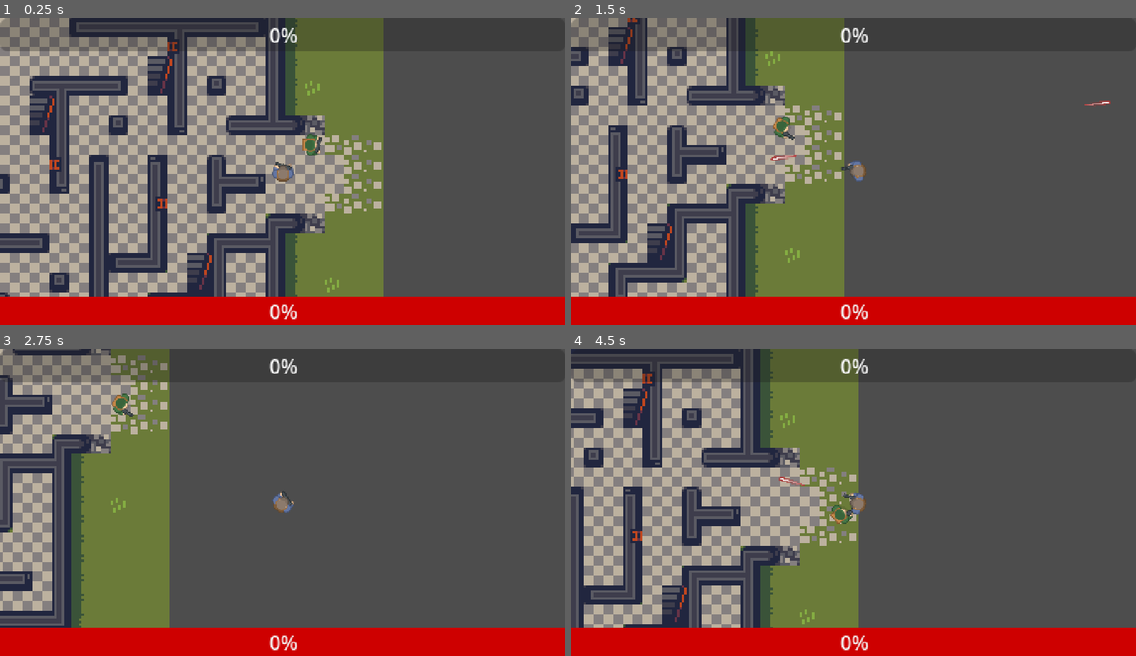
Above: before the commit, frames 1-4 (two rows, left to right).
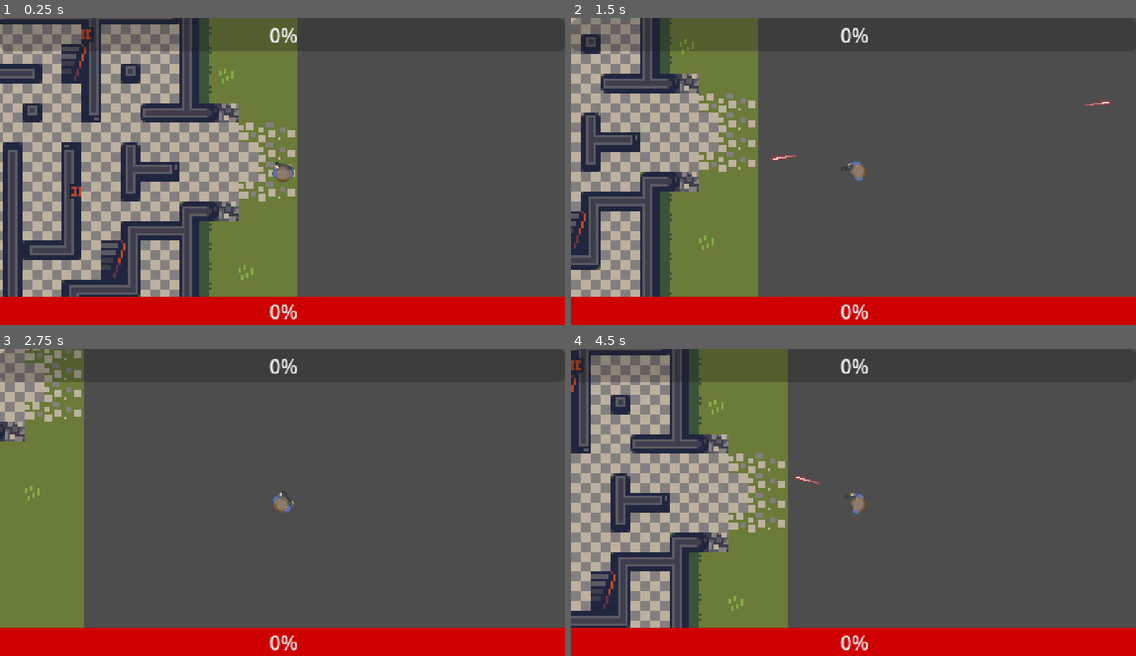
Above: after the commit, the same moments.

Repository: KeralaBlasters/year11godot
Game: Godot game, scene res://Scenes/Levels/Level1.tscn
Same seed, same stepped clock (60 frames per second), same inputs: the game is played once before the commit and once after it.
Inputs (mouse positions are in pixels of both pictures, inside the frame that each line leads up to):
- Up to frame 1 (0.25 s): no input
- Up to frame 2 (1.5 s): tap Enter at 0.5 s; move the mouse to (977, 156) at 0.52 s; hold D (right) 0.53-1.28 s; click (977, 156) at 0.6 s; move the mouse to (740, 186) at 1.27 s; hold S (down) from 1.28 s (still down); click (740, 186) at 1.35 s
- Up to frame 3 (2.75 s): move the mouse to (339, 434) at 2.02 s; release S (down) at 2.03 s; hold D (right) from 2.03 s (still down); click (339, 434) at 2.1 s
- Up to frame 4 (4.5 s): move the mouse to (825, 563) at 2.77 s; release D (right) at 2.78 s; hold W (up) 2.78-3.53 s; click (825, 563) at 2.85 s; move the mouse to (1023, 548) at 3.52 s; hold A (left) from 3.53 s (still down); click (1023, 548) at 3.6 s; move the mouse to (684, 456) at 4.27 s; click (684, 456) at 4.35 s

The runs differ from the first frame. In frame 1, 50% of the frame differs, in the area x 0-68%, y 0-91%; in frame 2, 37%; in frame 3, 26%; in frame 4, 37%.

Commit message:
I worked on the enemy.
I made the enemy's line of sight smaller. I also made it so that the enemy shoots when it is attacking the player. I also made it so that the bullets from the enemy can damage and kill the player.

Diff:
--- a/Thekeralablastersgame/Scenes/Levels/Level1.tscn
+++ b/Thekeralablastersgame/Scenes/Levels/Level1.tscn
@@ -124,11 +124,12 @@
 navigation_visibility_mode = 1
 
 [node name="Enemy" parent="." instance=ExtResource("3_i7781")]
-position = Vector2(435, 124)
+position = Vector2(317, 69)
 scale = Vector2(0.2, 0.2)
 
 [node name="Player" parent="." instance=ExtResource("2_gmmy8")]
-position = Vector2(423, 135)
+position = Vector2(458, 140)
+rotation = 3.10456
 scale = Vector2(0.2, 0.2)
 
 [node name="Camera2D" type="Camera2D" parent="Player"]
--- a/Thekeralablastersgame/Scenes/bullet.gd
+++ b/Thekeralablastersgame/Scenes/bullet.gd
@@ -1,6 +1,7 @@
 extends Area2D
 
 var speed =750
+
 func _ready():
 	pass
 func _physics_process(delta):
--- a/Thekeralablastersgame/Scenes/enemy.gd
+++ b/Thekeralablastersgame/Scenes/enemy.gd
@@ -15,6 +15,9 @@
 @onready var calmer_music = $CalmerMusic
 @onready var intense_music = $IntenseMusic
 
+@export var enemy_bullet : PackedScene = preload("res://Scenes/enemy_bullet.tscn")
+@onready var enemy_shoot_timer = $EnemyShootTimer
+
 enum state {IDLE, ATTACK}
 var enemy_anim_state = state.IDLE
 
@@ -25,16 +28,16 @@
 	if attacking:
 		#position += (player.position - position)/enemy_speed
 		enemy_anim_state = state.ATTACK
+		enemy_shoot_timer.start()
+		_on_enemy_shoot_timer_timeout()
 	else:
 		enemy_anim_state = state.IDLE
-
+		enemy_shoot_timer.stop()
 
 	if player:
 		nav.target_position = player.global_position
 		velocity = global_position.direction_to(nav.get_next_path_position()) * enemy_speed
-		#look_at(nav.get_next_path_position())
 		look_at(player.global_position)
-		#velocity = transform.x * enemy_speed
 		move_and_slide()
 	update_enemy_animation()
 
@@ -72,3 +75,12 @@
 		MusicPlayer.playintense()
 	else:
 		MusicPlayer.playcalmer()
+
+func enemy_shoot():
+		var b = enemy_bullet.instantiate()
+		owner.add_child(b)
+		b.transform = $EnemyMuzzle.global_transform
+
+
+func _on_enemy_shoot_timer_timeout():
+	enemy_shoot()
--- a/Thekeralablastersgame/Scenes/enemy.tscn
+++ b/Thekeralablastersgame/Scenes/enemy.tscn
@@ -107,8 +107,8 @@
 collision_mask = 2
 
 [node name="CollisionShape2D" type="CollisionPolygon2D" parent="DetectPlayerArea"]
-position = Vector2(71, 0)
-polygon = PackedVector2Array(-126, -1, -52, -158, -44, -151, -7, -132, 16, -110, 39, -69, 341, -76, 342, -8, 343, 58, 347, 100, 26, 97, 5, 120, -23, 137, -71, 164)
+position = Vector2(71, -6)
+polygon = PackedVector2Array(-113, 10, -71, -94, -32, -77, 5, -47, 207, -67, 242, -21, 244, 36, 215, 88, 3, 63, -30, 85, -70, 104)
 
 [node name="AnimationPlayer" type="AnimationPlayer" parent="."]
 libraries = {
@@ -116,7 +116,7 @@
 }
 
 [node name="EnemyMuzzle" type="Marker2D" parent="."]
-position = Vector2(30, 10)
+position = Vector2(36, 10)
 
 [node name="NavigationAgent2D" type="NavigationAgent2D" parent="." groups=["Enemy"]]
 path_desired_distance = 2.0
@@ -133,5 +133,8 @@
 [node name="IntenseMusic" type="AudioStreamPlayer2D" parent="."]
 stream = ExtResource("5_toebj")
 
+[node name="EnemyShootTimer" type="Timer" parent="."]
+
 [connection signal="body_entered" from="DetectPlayerArea" to="." method="_on_detect_player_area_body_entered"]
 [connection signal="body_exited" from="DetectPlayerArea" to="." method="_on_detect_player_area_body_exited"]
+[connection signal="timeout" from="EnemyShootTimer" to="." method="_on_enemy_shoot_timer_timeout"]
--- /dev/null
+++ b/Thekeralablastersgame/Scenes/enemy_bullet.gd
@@ -0,0 +1,17 @@
+extends Area2D
+
+var speed = 750
+
+func _ready():
+	pass
+
+func _physics_process(delta):
+	position += transform.x * speed * delta
+
+
+
+
+func _on_body_entered(body):
+	queue_free()
+	if body.is_in_group("Player") and body.has_method("player_take_damage"):
+		body.player_take_damage(EnemyBulletStats.enemy_bullet_damage)
--- /dev/null
+++ b/Thekeralablastersgame/Scenes/enemy_bullet.tscn
@@ -0,0 +1,21 @@
+[gd_scene load_steps=4 format=3 uid="uid://corts8chryjey"]
+
+[ext_resource type="Script" path="res://Scenes/enemy_bullet.gd" id="1_klcef"]
+[ext_resource type="Texture2D" uid="uid://ds5rv1rgyugkf" path="res://Sprites/bullet.png" id="2_yijtj"]
+
+[sub_resource type="RectangleShape2D" id="RectangleShape2D_8w1qv"]
+size = Vector2(4, 51)
+
+[node name="EnemyBullet" type="Area2D"]
+rotation = 1.5708
+script = ExtResource("1_klcef")
+
+[node name="CollisionShape2D" type="CollisionShape2D" parent="."]
+position = Vector2(-1.90735e-06, -25.5)
+shape = SubResource("RectangleShape2D_8w1qv")
+
+[node name="Sprite2D" type="Sprite2D" parent="."]
+position = Vector2(0, -27)
+texture = ExtResource("2_yijtj")
+
+[connection signal="body_entered" from="." to="." method="_on_body_entered"]
--- a/Thekeralablastersgame/Scenes/player.gd
+++ b/Thekeralablastersgame/Scenes/player.gd
@@ -6,10 +6,15 @@
 @onready var sprite = $Sprite
 @export var ROTATION_SPEED = 1.5
 
+@export var player_health = 100
+
 @export var Bullet : PackedScene
 
 @onready var animation_player = $AnimationPlayer
 @onready var animator = $AnimatedSprite2D
+
+#var time = 0
+#var best_time = 0
 
 enum state {IDLE, SHOOT}
 var anim_state = state.IDLE
@@ -22,6 +27,10 @@
 			$AnimationPlayer.play("shoot")
 			await $AnimationPlayer.animation_finished
 			anim_state = state.IDLE
+
+
+#func _process(delta):
+#	time += delta
 
 
 func _physics_process(delta):
@@ -40,8 +49,17 @@
 	update_animation()
 	move_and_slide()
 
+
 func shoot():
 
 		var b = Bullet.instantiate()
 		owner.add_child(b)
 		b.transform = $Muzzle.global_transform
+
+
+
+func player_take_damage(dmg):
+	player_health -= dmg
+	player_health - 10
+	if player_health <= 0:
+		queue_free()
--- a/Thekeralablastersgame/Scenes/player.tscn
+++ b/Thekeralablastersgame/Scenes/player.tscn
@@ -94,7 +94,7 @@
 [sub_resource type="StyleBoxFlat" id="StyleBoxFlat_vbmuj"]
 bg_color = Color(5.99228e-06, 0.466137, 0.0843921, 1)
 
-[node name="Player" type="CharacterBody2D"]
+[node name="Player" type="CharacterBody2D" groups=["Player"]]
 collision_layer = 3
 script = ExtResource("1_osk2c")
 Bullet = ExtResource("2_yrhah")
@@ -184,10 +184,10 @@
 layout_mode = 2
 text = "Level Up Gun"
 
-[node name="Time" type="Label" parent="UI"]
+[node name="Time" type="Label" parent="."]
 offset_left = 8.0
 offset_top = 199.0
 offset_right = 48.0
 offset_bottom = 222.0
 
-[node name="Timer" type="Timer" parent="UI/Time"]
+[node name="Timer2" type="Timer" parent="."]
--- a/Thekeralablastersgame/Singletons/bullet_stats.gd
+++ b/Thekeralablastersgame/Singletons/bullet_stats.gd
@@ -6,7 +6,7 @@
 var bullet_projectiles = 1
 var bullet_knockback = 10
 
-func level_up_knife():
+func level_up_bullet():
 	bullet_level += 1
 	match bullet_level:
 		1:
--- /dev/null
+++ b/Thekeralablastersgame/Singletons/enemy_bullet_stats.gd
@@ -0,0 +1,3 @@
+extends Node
+
+var enemy_bullet_damage = 10
--- a/Thekeralablastersgame/project.godot
+++ b/Thekeralablastersgame/project.godot
@@ -20,6 +20,7 @@
 PlayerStats="*res://Singletons/player_stats.gd"
 BulletStats="*res://Singletons/bullet_stats.gd"
 MusicPlayer="*res://Scenes/music_player.tscn"
+EnemyBulletStats="*res://Singletons/enemy_bullet_stats.gd"
 
 [display]
 
